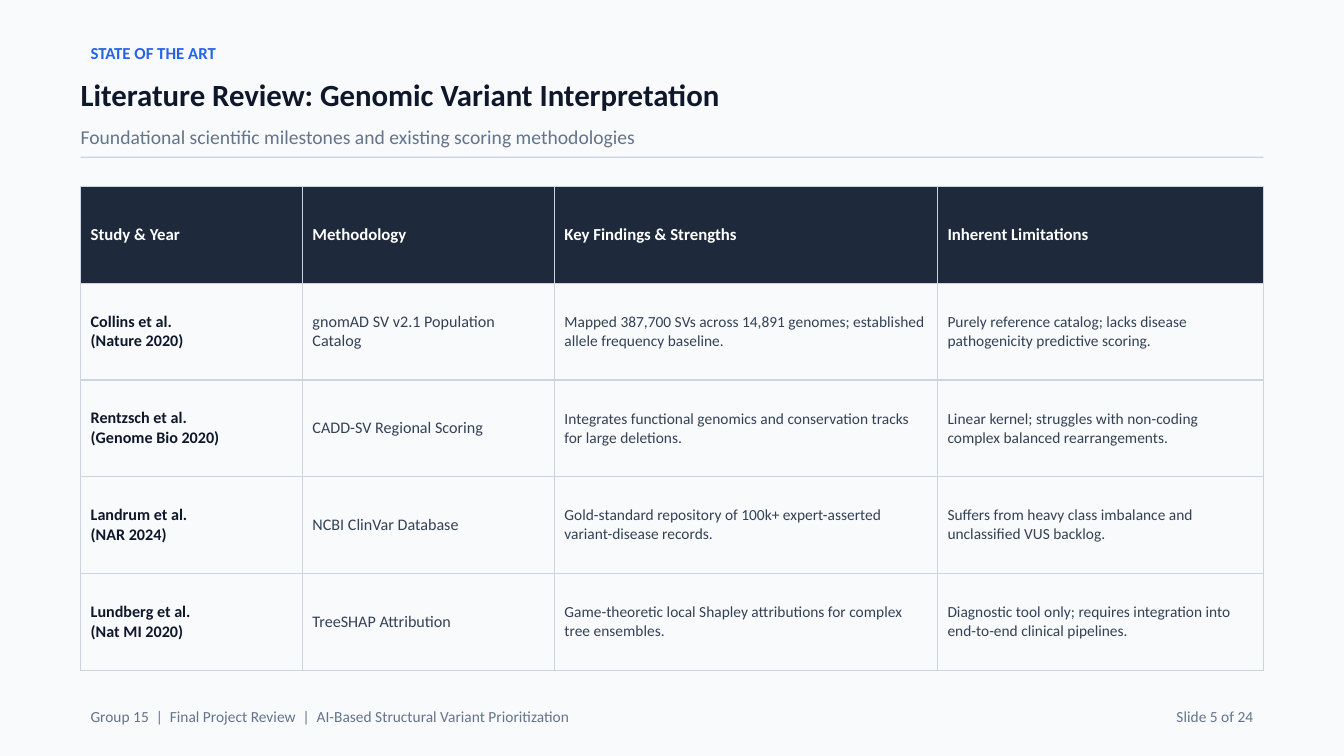
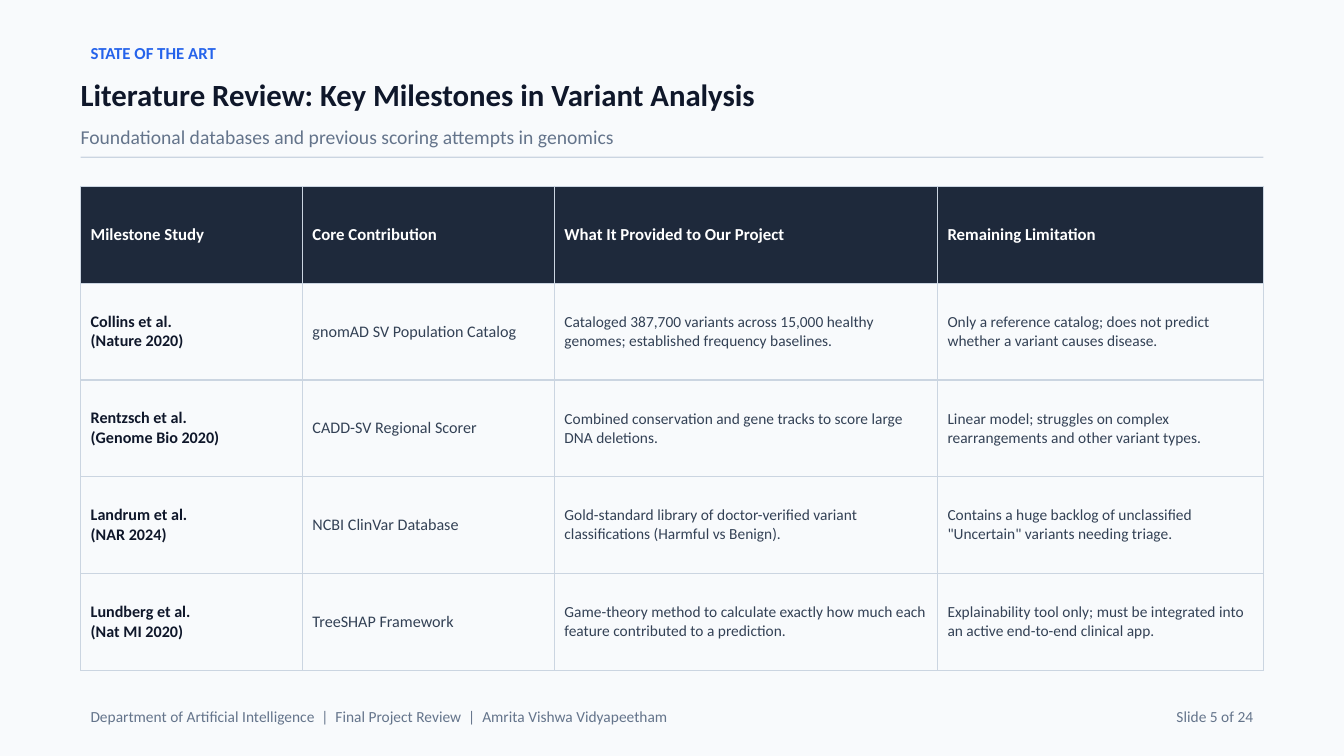
Before and after one commit to waibhav-jha/SV-prioritization-from-long-read-sequencing, a slide deck: slide 5 of End_Semester_Presentation.pptx. Drawn at 1344x756 pixels with LibreOffice and Linux fonts; fonts in the diff are those of the drawing. Boxes give left, top, right and bottom in pixels: in the first picture for what was removed or moved away, otherwise in the second. Text is boxed around its words. In the diff, an @@ line names an element or a change of style, - is before the commit and + after.

Commit message:
Simplify academic jargon across presentation deck (plain English student explanation)

```diff
--- a/End_Semester_Presentation.pptx
+++ b/End_Semester_Presentation.pptx
@@ text at [81, 84, 754, 111]: text changed @@
-Literature Review: Genomic Variant Interpretation
+Literature Review: Key Milestones in Variant Analysis
@@ text at [81, 130, 614, 148]: text changed @@
-Foundational scientific milestones and existing scoring methodologies
+Foundational databases and previous scoring attempts in genomics
@@ table at [81, 187, 1263, 670] @@
-row 1: Study & Year | Methodology | Key Findings & Strengths | Inherent Limitations
+row 1: Milestone Study | Core Contribution | What It Provided to Our Project | Remaining Limitation
-row 2: Collins et al. / (Nature 2020) | gnomAD SV v2.1 Population Catalog | Mapped 387,700 SVs across 14,891 genomes; established allele frequency baseline. | Purely reference catalog; lacks disease pathogenicity predictive scoring.
+row 2: Collins et al. / (Nature 2020) | gnomAD SV Population Catalog | Cataloged 387,700 variants across 15,000 healthy genomes; established frequency baselines. | Only a reference catalog; does not predict whether a variant causes disease.
-row 3: Rentzsch et al. / (Genome Bio 2020) | CADD-SV Regional Scoring | Integrates functional genomics and conservation tracks for large deletions. | Linear kernel; struggles with non-coding complex balanced rearrangements.
+row 3: Rentzsch et al. / (Genome Bio 2020) | CADD-SV Regional Scorer | Combined conservation and gene tracks to score large DNA deletions. | Linear model; struggles on complex rearrangements and other variant types.
-row 4, column 3: Gold-standard repository of 100k+ expert-asserted variant-disease records.
+row 4, column 3: Gold-standard library of doctor-verified variant classifications (Harmful vs Benign).
@@ row 4, column 4: "Suffers from heavy class imbalance and unclassified VUS backlog." to "Contains a huge backlog of unclassified "Uncertain" variants needing triage." @@
-row 5: Lundberg et al. / (Nat MI 2020) | TreeSHAP Attribution | Game-theoretic local Shapley attributions for complex tree ensembles. | Diagnostic tool only; requires integration into end-to-end clinical pipelines.
+row 5: Lundberg et al. / (Nat MI 2020) | TreeSHAP Framework | Game-theory method to calculate exactly how much each feature contributed to a prediction. | Explainability tool only; must be integrated into an active end-to-end clinical app.
@@ text at [91, 711, 667, 725]: text changed @@
-Group 15 | Final Project Review | AI-Based Structural Variant Prioritization
+Department of Artificial Intelligence | Final Project Review | Amrita Vishwa Vidyapeetham
```
Also in this commit, not shown: 23 other slides changed, 2 other files.
